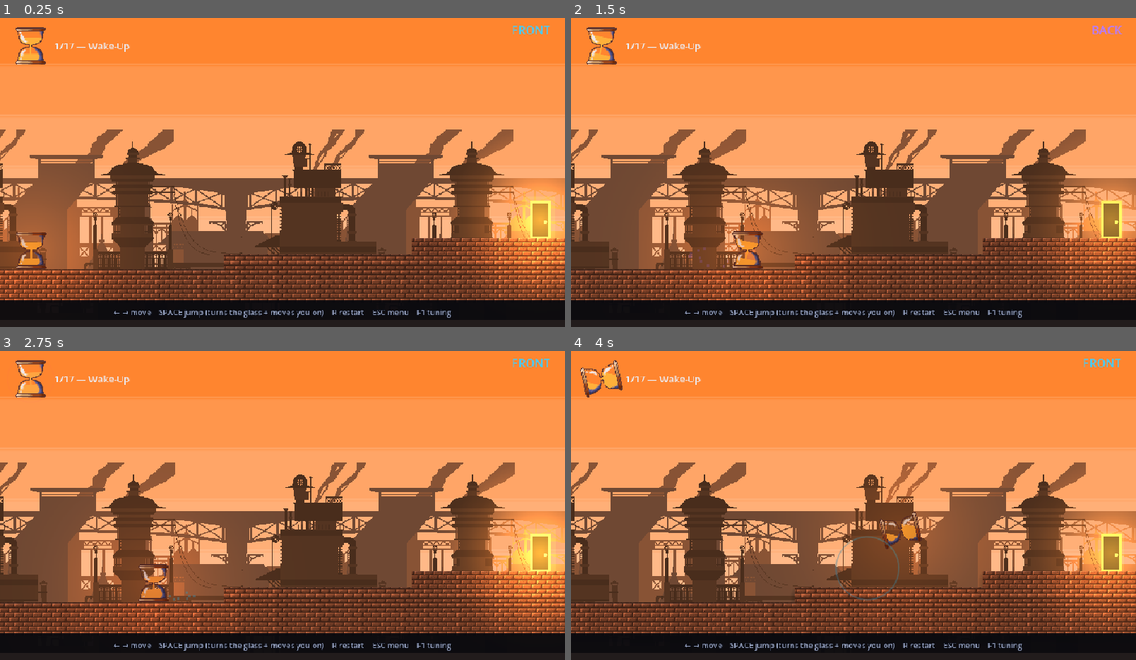
Above: before the commit, frames 1-4 (two rows, left to right).
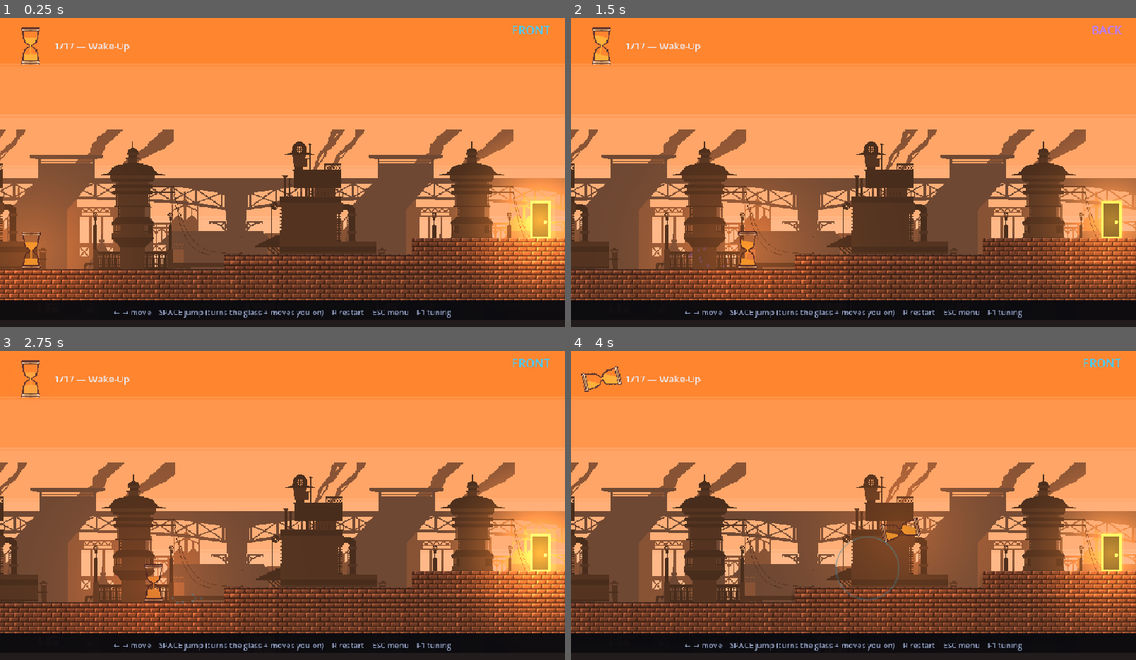
Above: after the commit, the same moments.

Repository: Athryell/GMTK-Game-Jam-2026
Game: Godot game, scene res://scenes/main.tscn
Two runs of this game, one before a commit and one after it. Both use one fixed random seed, a clock stepped at 60 frames per second and the inputs below. Sound files missing from this copy of the repository are replaced by a short silence.
Inputs:
- Up to frame 1 (0.25 s): no input
- Up to frame 2 (1.5 s): tap Enter at 0.5 s; hold Right (move_right) from 0.53 s (still down); tap Space (jump) at 0.77 s
- Up to frame 3 (2.75 s): tap Space (jump) at 1.52 s; release Right (move_right) at 2.03 s; hold Left (move_left) from 2.03 s (still down)
- Up to frame 4 (4 s): release Left (move_left) at 2.78 s; hold Right (move_right) from 2.78 s (still down); tap Space (jump) at 3.02, 3.77 s

The runs differ from the first frame. In frame 1, 0.5% of the frame differs, in the area x 2-9%, y 2-82%; in frame 2, 0.5%; in frame 3, 0.5%, in the area x 2-36%, y 2-82%; in frame 4, 0.5%.

Commit message:
Redraw the player and the monster from their new 32-wide art
Both sprites came back from Aseprite at half their width, trimmed to
their own bounds: the glass 64x64 -> 32x64, the clock 64x64 -> 32x32.
Everything that measured them had to follow.

The bulb polygons are not retyped by hand. They are the transparent
cavity the outline encloses, read row by row off the alpha and pushed
out to the convex hull, then rasterised back to prove no filled pixel
lands outside the glass. That check is what fixes where the two bulbs
stop short of the throat; it is not a guess. BULB_AREA is that hull's
area, and a chamber the game calls full would not look it without it.

The clock's hand needed no new numbers. `_draw` strikes it as a ratio
against ART_SIZE, and the art halved uniformly -- the red markers went
from radius 29.7 to 15.0, the centre from 31.5 to 15.5, and the ring of
ticks held the same fraction of the dial -- so 14/64 is 7/32.

Two things the export lost, both worth knowing before the art is
touched again:

- The glass has no highlights left in it, only the outline and the
  caps. `_mirrored` is a no-op on screen until they come back, and says
  so rather than pretending it still earns its keep.
- The clock came out fully opaque, black in all four corners. Left
  alone it draws as a black square. The black outside the dial is keyed
  back out here, but the real fix is a re-export with alpha.

Diff:
--- a/hourglass_hero_godot/scenes/entities/monster.tscn
+++ b/hourglass_hero_godot/scenes/entities/monster.tscn
@@ -4,7 +4,7 @@
 
 [sub_resource type="RectangleShape2D" id="RectangleShape2D_monster"]
 resource_local_to_scene = true
-size = Vector2(64, 64)
+size = Vector2(32, 32)
 
 [node name="Monster" type="Area2D"]
 collision_layer = 0
@@ -12,5 +12,5 @@
 script = ExtResource("1_monster")
 
 [node name="CollisionShape2D" type="CollisionShape2D" parent="."]
-position = Vector2(32, 32)
+position = Vector2(16, 16)
 shape = SubResource("RectangleShape2D_monster")
--- a/hourglass_hero_godot/scenes/entities/player.tscn
+++ b/hourglass_hero_godot/scenes/entities/player.tscn
@@ -4,7 +4,7 @@
 [ext_resource type="Script" uid="uid://cqht7a7fer0sg" path="res://scripts/entities/hourglass_visual.gd" id="2_visual"]
 
 [sub_resource type="RectangleShape2D" id="RectangleShape2D_body"]
-size = Vector2(52, 64)
+size = Vector2(32, 64)
 
 [node name="Player" type="CharacterBody2D" unique_id=2065392704]
 collision_layer = 2
--- a/hourglass_hero_godot/scripts/entities/hourglass_visual.gd
+++ b/hourglass_hero_godot/scripts/entities/hourglass_visual.gd
@@ -9,7 +9,7 @@
 ## one art px to one world px. Anything else gives the player pixels a different
 ## size from the brick and skyline ones, and on a non-square ratio it stretches
 ## them out of square as well.
-@export var body_size := Vector2(52.0, 64.0)
+@export var body_size := Vector2(32.0, 64.0)
 
 ## Tremble amplitude at full danger, in px. Keep it to a few px.
 const TREMBLE := 2.2
@@ -53,11 +53,15 @@
 ## Whether the art is showing its back, and so has to be flipped left-for-right
 ## to keep its face on.
 ##
-## The painted glass is lit down its left side and reflects down its right, so it
-## is the one part of this that a turn does not leave looking the same. Half a
-## turn round puts the highlights on the wrong side; mirroring as well cancels
-## that, leaving a glass that reads upside down instead — which the art, near
-## enough symmetric top to bottom, wears without complaint.
+## For art lit down one side, a turn is the one thing that does not leave it
+## looking the same: half a turn round puts the highlights on the wrong side, and
+## mirroring as well cancels that, leaving a glass that reads upside down instead
+## — which the art, near enough symmetric top to bottom, wears without complaint.
+##
+## The current export has no highlights left in it, only the outline and the
+## wooden caps, so this is a no-op on screen today. Kept because the sand behind
+## it is not symmetric, and because the moment the light comes back into the art
+## this is what stops it landing on the wrong side.
 ##
 ## Read off the rotation rather than counted off the jumps, so it needs no state
 ## to keep straight and cannot drift out of step with what is on screen. The
--- a/hourglass_hero_godot/scripts/entities/monster.gd
+++ b/hourglass_hero_godot/scripts/entities/monster.gd
@@ -8,16 +8,20 @@
 
 const FACE: Texture2D = preload("res://art/sprites/clock.png")
 
-## The art is a 64×64 dial, and the hand is struck from measurements taken off
+## The art is a 32×32 dial, and the hand is struck from measurements taken off
 ## it rather than guessed at, so retracing the sprite is the only thing that can
 ## put them out of step.
-const ART_SIZE := 64.0
+##
+## Only ever read as a ratio against the other three, never as an absolute — the
+## dial halved from 64 to 32 and every measurement below halved with it, which is
+## exactly why the hand came through that unchanged.
+const ART_SIZE := 32.0
 ## The gold hub the hand turns on — dead centre, as it happens.
-const ART_PIVOT := Vector2(32.0, 32.0)
-## The hour ticks run from radius 12 out to 19. Stopping at 14 puts the tip just
+const ART_PIVOT := Vector2(16.0, 16.0)
+## The hour ticks run from radius 6 out to 9.5. Stopping at 7 puts the tip just
 ## inside the ring, which is where a clock's own hand stops.
-const ART_REACH := 14.0
-const ART_WIDTH := 4.0
+const ART_REACH := 7.0
+const ART_WIDTH := 2.0
 
 ## Seconds for one full sweep, clockwise from twelve.
 const HAND_PERIOD := 0.55
--- a/hourglass_hero_godot/scripts/hourglass_sprite.gd
+++ b/hourglass_hero_godot/scripts/hourglass_sprite.gd
@@ -3,8 +3,9 @@
 ##
 ## Only the frame is painted. The cavity inside the outline is TRANSPARENT in the
 ## art, so the sand — which has to move, and so cannot be painted — is drawn
-## first and shows through it, and the highlights down the left and the blue
-## reflections down the right land on top of the sand rather than under it.
+## first and shows through it. Anything the art paints inside the cavity lands on
+## top of the sand rather than under it; the current export paints nothing there,
+## so the sand reads flat.
 ##
 ## Two chambers only. The art is one two-bulb glass; a three- or four-lobed
 ## rosette is a different object and `HourglassShape` still draws those.
@@ -13,11 +14,11 @@
 
 const TEXTURE: Texture2D = preload("res://art/sprites/hourglass.png")
 
-## The part of the 64×64 canvas the glass actually occupies. The art is centred
-## with six columns of margin either side and runs the full height, so this is
-## what gets mapped onto the caller's `size` — draw the whole canvas instead and
-## the glass comes out narrower than it was asked to be.
-const TRIM := Rect2(6.0, 0.0, 52.0, 64.0)
+## The part of the canvas the glass actually occupies, and what gets mapped onto
+## the caller's `size`. The art is trimmed to its own bounds, so this is the whole
+## 32×64 canvas — but keep it going through here rather than reading the texture
+## size: the moment a margin comes back, this is the one line that has to change.
+const TRIM := Rect2(0.0, 0.0, 32.0, 64.0)
 
 ## The inside of each bulb, in the art's own pixel coordinates, upper first.
 ##
@@ -25,29 +26,29 @@
 ## out to the convex hull — `draw_colored_polygon` only fills a convex shape
 ## honestly, and the glass narrows into its throat with a corner that is not.
 ##
-## They stop a row short of the throat, and that row is the whole reason. Where
-## the funnel turns into the throat the outline thins to a single pixel either
-## side, and a hull carried all the way down cuts that corner and puts sand out
-## through it — a bead of yellow either side of the hole, the one place on the
-## glass where a pixel of overshoot has nothing to hide under. Stopping short
-## leaves the throat itself unfilled, which costs nothing: the falling thread is
-## drawn straight through it and is wider than the hole.
+## They stop two rows short of each other, leaving the pinch of the throat itself
+## unfilled. That costs nothing — the falling thread is drawn straight through it
+## and is wider than the hole — and it is what keeps the hull off the one corner
+## it cannot round honestly, where the funnel turns into the throat and the
+## outline has the least width to hide an overshoot under.
+##
+## Measured off the alpha of `hourglass.png`, not typed by hand: the cavity is
+## the transparent region the outline encloses, taken row by row and pushed out
+## to the convex hull. Rasterised back afterwards, and no filled pixel lands
+## outside the glass on either bulb — that check is what makes the two rows
+## above the right number rather than a guess.
 const BULBS: Array[Array] = [
 	[
-		Vector2(11.0, 7.0), Vector2(53.0, 7.0), Vector2(53.0, 10.0),
-		Vector2(51.0, 19.0), Vector2(50.0, 22.0), Vector2(49.0, 24.0),
-		Vector2(47.0, 26.0), Vector2(41.0, 29.0), Vector2(33.0, 31.0),
-		Vector2(31.0, 31.0), Vector2(23.0, 29.0), Vector2(17.0, 26.0),
-		Vector2(15.0, 24.0), Vector2(14.0, 22.0), Vector2(13.0, 19.0),
-		Vector2(11.0, 10.0),
+		Vector2(4.0, 7.0), Vector2(28.0, 7.0), Vector2(28.0, 12.0),
+		Vector2(27.0, 19.0), Vector2(25.0, 25.0), Vector2(22.0, 28.0),
+		Vector2(17.0, 31.0), Vector2(15.0, 31.0), Vector2(10.0, 28.0),
+		Vector2(7.0, 25.0), Vector2(5.0, 19.0), Vector2(4.0, 12.0),
 	],
 	[
-		Vector2(11.0, 54.0), Vector2(13.0, 45.0), Vector2(14.0, 42.0),
-		Vector2(15.0, 40.0), Vector2(17.0, 38.0), Vector2(23.0, 35.0),
-		Vector2(31.0, 33.0), Vector2(33.0, 33.0), Vector2(41.0, 35.0),
-		Vector2(47.0, 38.0), Vector2(49.0, 40.0), Vector2(50.0, 42.0),
-		Vector2(51.0, 45.0), Vector2(53.0, 54.0), Vector2(53.0, 57.0),
-		Vector2(11.0, 57.0),
+		Vector2(4.0, 52.0), Vector2(5.0, 45.0), Vector2(7.0, 39.0),
+		Vector2(10.0, 36.0), Vector2(15.0, 33.0), Vector2(17.0, 33.0),
+		Vector2(22.0, 36.0), Vector2(25.0, 39.0), Vector2(27.0, 45.0),
+		Vector2(28.0, 52.0), Vector2(28.0, 57.0), Vector2(4.0, 57.0),
 	],
 ]
 
@@ -57,7 +58,7 @@
 ## area scales with the drawing, so the caller's `size` is all that is missing.
 ## Must be remeasured if [constant BULBS] is ever retraced, or a chamber the game
 ## calls full stops looking it.
-const BULB_AREA := 823.0
+const BULB_AREA := 467.0
 
 
 ## Sand first, then the glass over it. `fills` is how full each bulb is, 0 to 1,
--- a/hourglass_hero_godot/scripts/ui/hud.gd
+++ b/hourglass_hero_godot/scripts/ui/hud.gd
@@ -7,7 +7,7 @@
 ## Drawn size of the gauge hourglass. [constant HourglassSprite.TRIM]'s size, so
 ## the HUD glass is drawn one art px to one px of the 960×540 design canvas —
 ## which at `camera_zoom` 1.0 is the same size a pixel comes out in the world.
-@export var gauge_size := Vector2(52.0, 64.0)
+@export var gauge_size := Vector2(32.0, 64.0)
 
 ## What the two planes are called on a two-chamber level. Past two there is no
 ## front and no back — the planes are a ring, so they are numbered instead.
Binary file changed: hourglass_hero_godot/art/sprites/clock.png
Binary file changed: hourglass_hero_godot/art/sprites/hourglass.png
